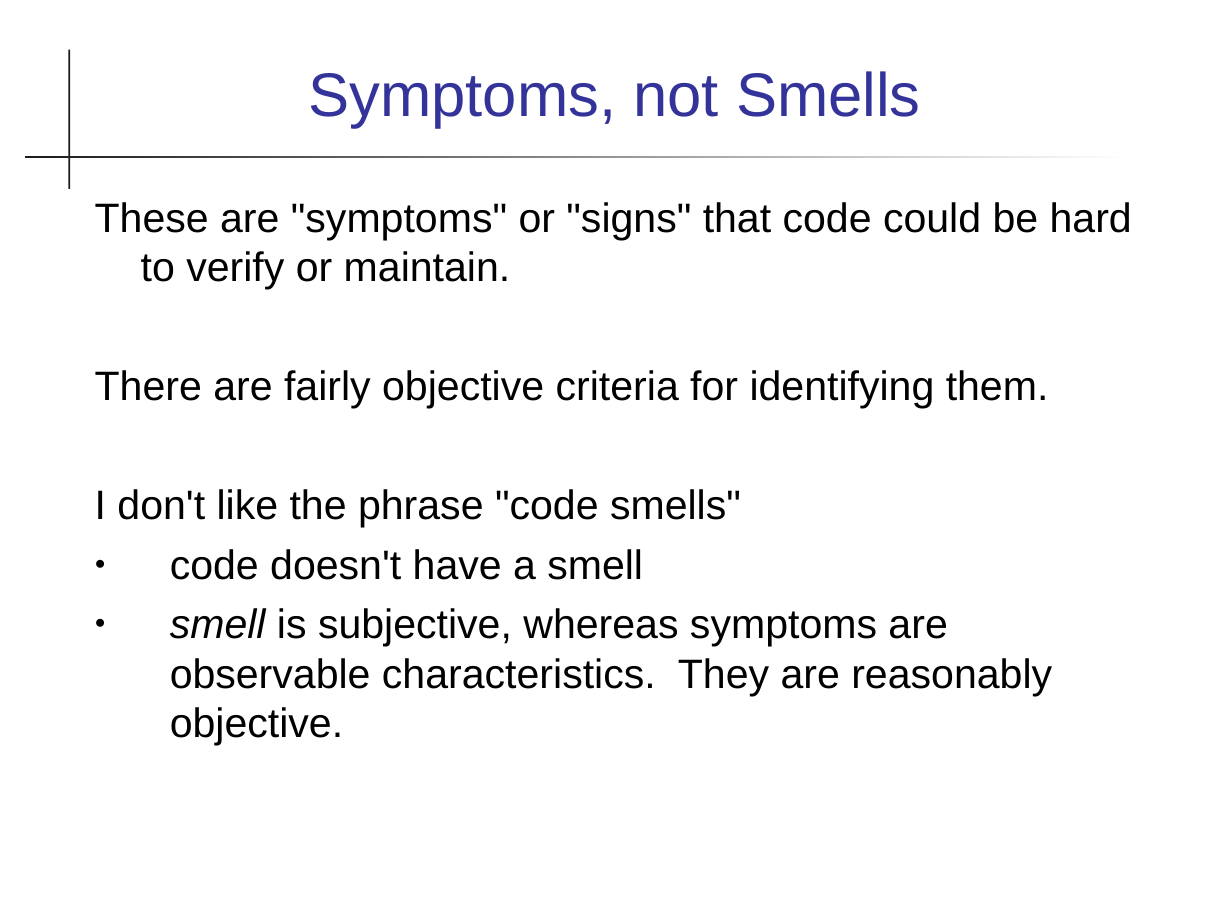
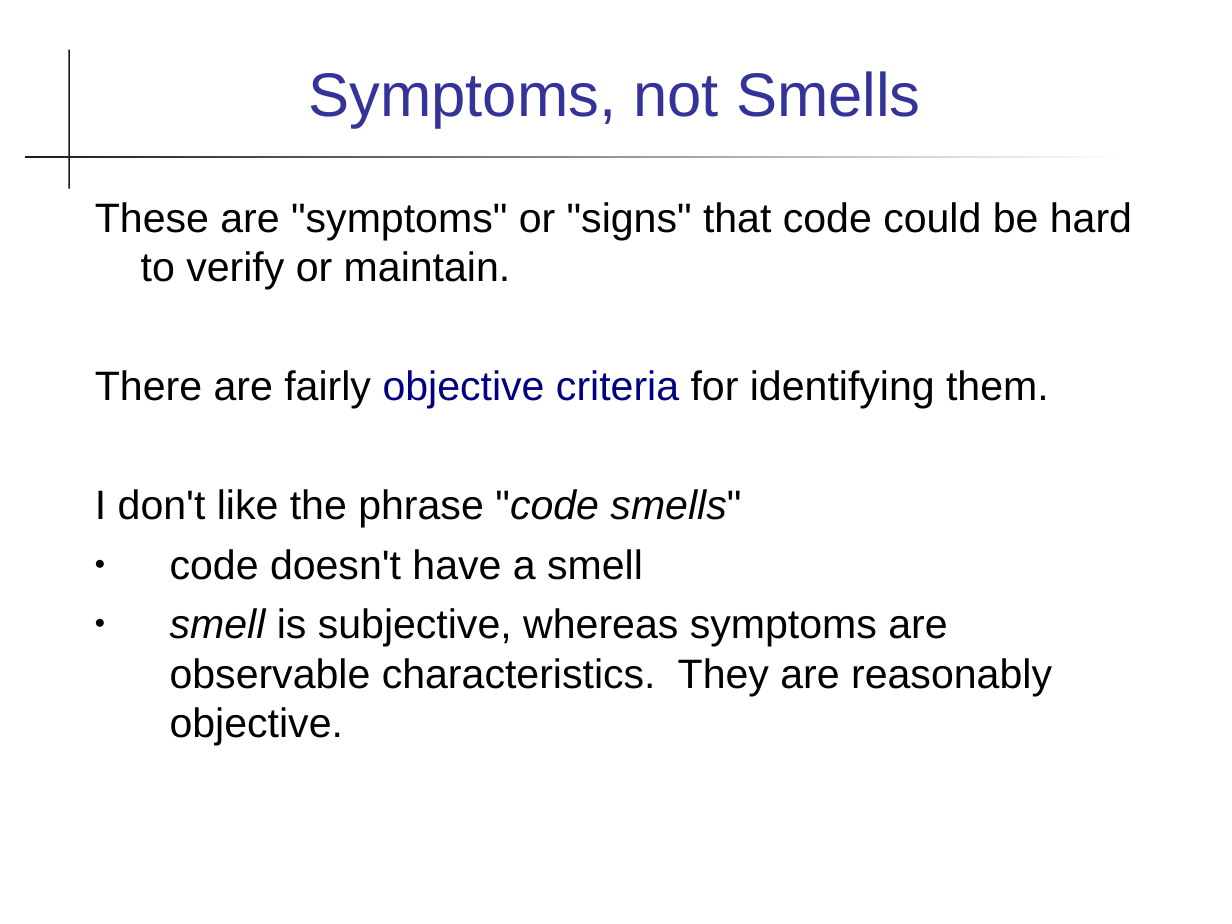
Before and after one commit to cpske/ISP, a slide deck: slide 9 of refactoring/Refactoring-Patterns.ppt. Drawn at 1232x924 pixels with LibreOffice and Linux fonts; fonts in the diff are those of the drawing. Boxes give left, top, right and bottom in pixels: in the first picture for what was removed or moved away, otherwise in the second. Text is boxed around its words. In the diff, an @@ line names an element or a change of style, - is before the commit and + after.

```diff
--- a/refactoring/Refactoring-Patterns.ppt
+++ b/refactoring/Refactoring-Patterns.ppt
@@ text at (x1=95, y1=370, x2=1049, y2=528): text colour #000000 to #000080 in "objective criteria"; italic on in ""code smells"" @@
```
Also in this commit, not shown: 5 other slides changed, 6 other files.
